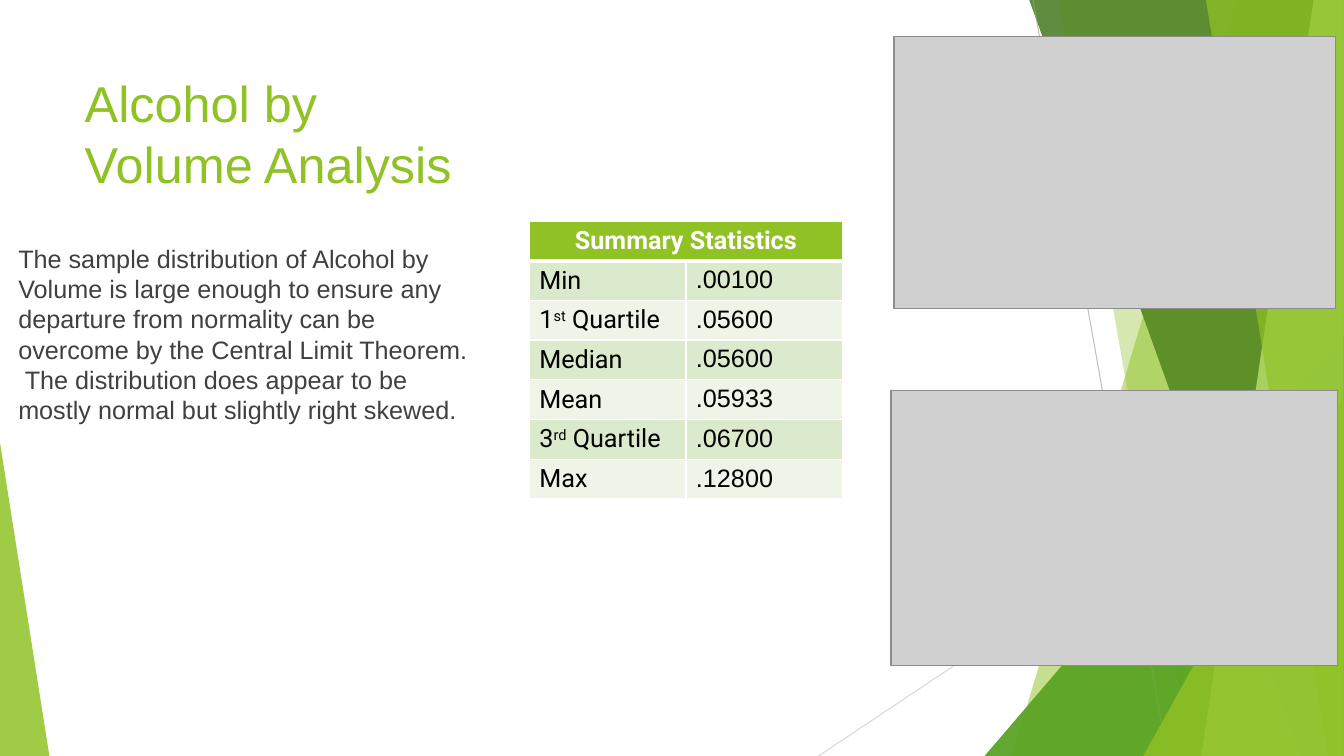
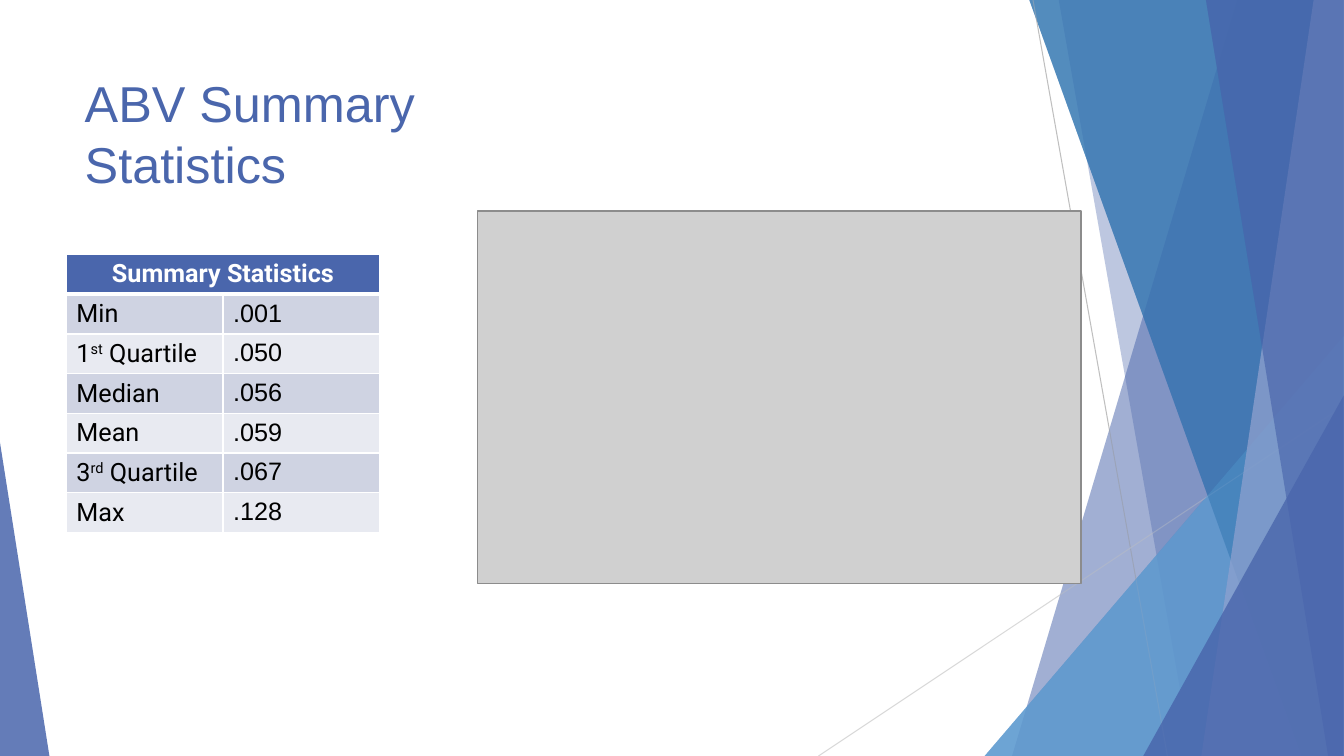
Before and after one commit to malcolmccarlson/DDS-CaseStudy1, a slide deck: slide 8 of MalcolmCarlsonBeerDataEDA.DDS6306.pptx (slide 7 before the commit). Drawn at 1344x756 pixels with LibreOffice and Linux fonts; fonts in the diff are those of the drawing; grey boxes stand for pictures. Boxes give left, top, right and bottom in pixels: in the first picture for what was removed or moved away, otherwise in the second. Text is boxed around its words. In the diff, an @@ line names an element or a change of style, - is before the commit and + after.

```diff
--- a/MalcolmCarlsonBeerDataEDA.DDS6306.pptx
+++ b/MalcolmCarlsonBeerDataEDA.DDS6306.pptx
@@ freeform shape at (x1=1012, y1=0, x2=1344, y2=756): fill #90C226 at 30% opacity to #4A66AC at 30% opacity @@
@@ freeform shape at (x1=1012, y1=0, x2=1344, y2=756): fill #90C226 at 30% opacity to #4A66AC at 30% opacity @@
@@ freeform shape at (x1=1029, y1=0, x2=1344, y2=756): fill #3F7819 at 47% opacity to #3477B2 at 47% opacity @@
@@ freeform shape at (x1=1029, y1=0, x2=1344, y2=756): fill #3F7819 at 70% opacity to #3477B2 at 70% opacity @@
@@ freeform shape at (x1=1059, y1=0, x2=1344, y2=756): fill #90C226 at 20% opacity to #4A66AC at 20% opacity @@
@@ freeform shape at (x1=1059, y1=0, x2=1344, y2=756): fill #90C226 at 20% opacity to #4A66AC at 20% opacity @@
@@ freeform shape at (x1=1202, y1=0, x2=1344, y2=756): fill #C0E474 at 70% opacity to #90A2CF at 70% opacity @@
@@ freeform shape at (x1=1202, y1=0, x2=1344, y2=756): fill #C0E474 at 70% opacity to #90A2CF at 70% opacity @@
@@ freeform shape at (x1=1206, y1=0, x2=1344, y2=756): fill #90C226 at 65% opacity to #4A66AC at 65% opacity @@
@@ freeform shape at (x1=1206, y1=0, x2=1344, y2=756): fill #90C226 at 65% opacity to #4A66AC at 65% opacity @@
@@ picture removed at (x1=894, y1=36, x2=1336, y2=309) @@
@@ title at (x1=85, y1=87, x2=415, y2=184): text changed; text colour #90C226 to #4A66AC @@
-Alcohol by Volume Analysis
+ABV Summary Statistics
@@ picture added at (x1=478, y1=211, x2=1082, y2=583) @@
@@ text removed at (x1=18, y1=249, x2=467, y2=425) @@
-The sample distribution of Alcohol by Volume is large enough to ensure any departure from normality can be overcome by the Central Limit Theorem. The distribution does appear to be mostly normal but slightly right skewed.
@@ table at (x1=67, y1=255, x2=379, y2=537) @@
-row 2, column 2: .00100
+row 2, column 2: .001
-row 3, column 2: .05600
+row 3, column 2: .050
-row 4, column 2: .05600
+row 4, column 2: .056
-row 5, column 2: .05933
+row 5, column 2: .059
-row 6, column 2: .06700
+row 6, column 2: .067
-row 7, column 2: .12800
+row 7, column 2: .128
@@ fill #90C226 to #4A66AC in row 1, column 1 @@
@@ fill #DBE9CD to #D0D3E3 in 6 cells @@
@@ fill #EEF4E8 to #E9EAF1 in 6 cells @@
@@ table moved from (x1=529, y1=221, x2=842, y2=503) to (x1=67, y1=255, x2=379, y2=537) @@
@@ triangle at (x1=985, y1=336, x2=1344, y2=756): fill #54A021 at 72% opacity to #629DD1 at 72% opacity @@
@@ triangle at (x1=985, y1=336, x2=1344, y2=756): fill #54A021 at 72% opacity to #629DD1 at 72% opacity @@
@@ picture removed at (x1=891, y1=390, x2=1338, y2=666) @@
@@ triangle at (x1=1143, y1=396, x2=1344, y2=756): fill #90C226 at 80% opacity to #4A66AC at 80% opacity @@
@@ triangle at (x1=1143, y1=396, x2=1344, y2=756): fill #90C226 at 80% opacity to #4A66AC at 80% opacity @@
@@ triangle at (x1=0, y1=443, x2=49, y2=756): fill #90C226 at 85% opacity to #4A66AC at 85% opacity @@
```
Also in this commit, not shown: 11 other slides changed, 6 slides added, 1 slide removed, 1 other file.
